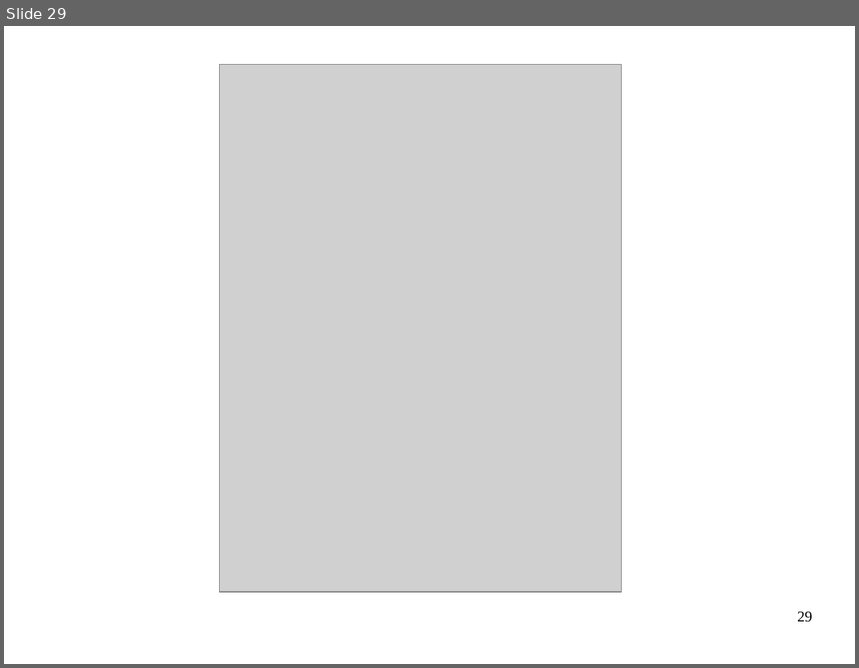
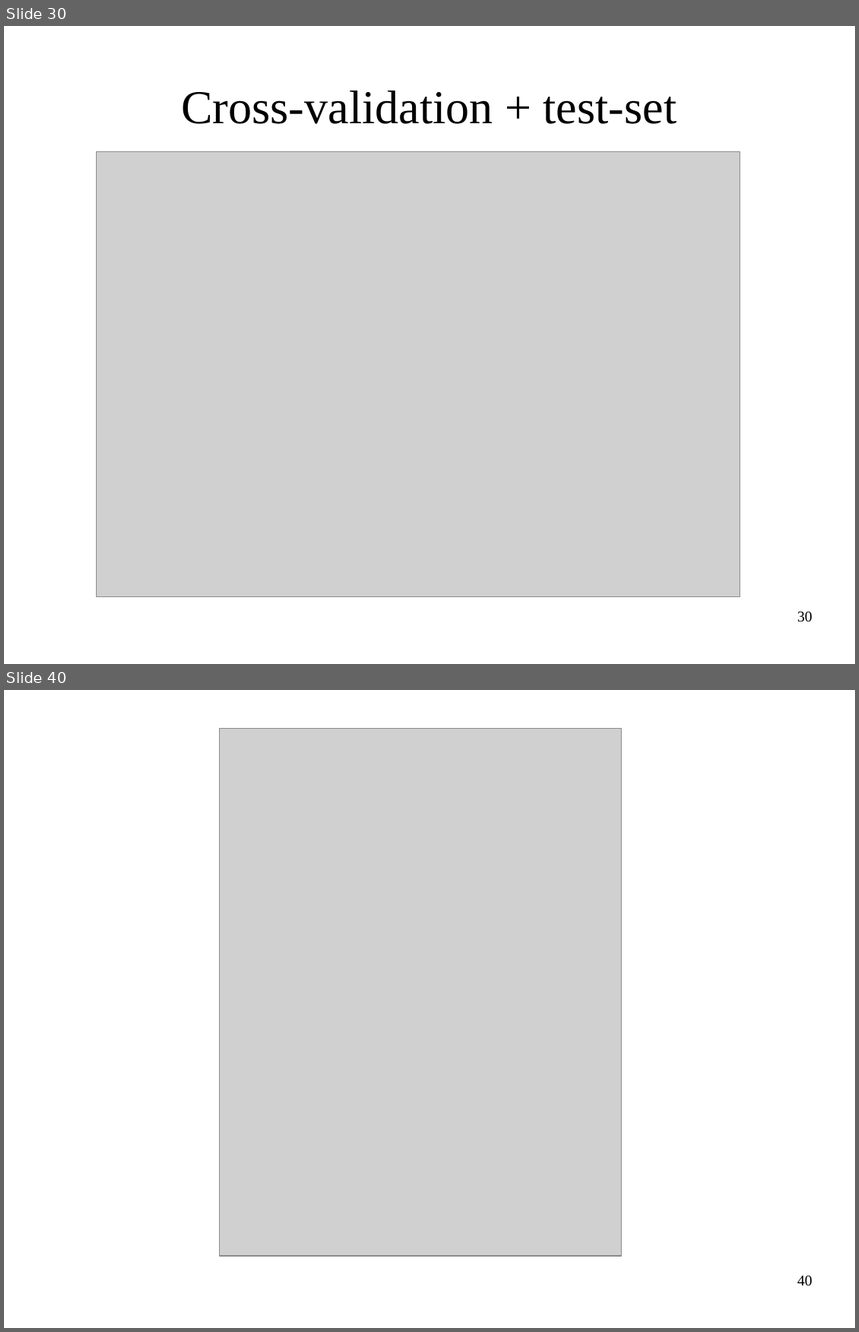
Before and after one commit to amueller/ml-workshop-1-of-4, a slide deck: intro-to-machine-learning-odsc-masterclass-2017.odp. Shown one above the other, each under a label of ours: slide 29 before the commit, slides 30 and 40 after it; the slides between them are not shown. The pictures are 859x668 and 859x1332 pixels, drawn with LibreOffice and Linux fonts; fonts in the diff are those of the drawing; grey boxes stand for pictures. Boxes give left, top, right and bottom in pixels: in the first picture for what was removed or moved away, otherwise in the second. Text is boxed around its words. In the diff, an @@ line names an element or a change of style, - is before the commit and + after.

```diff
--- a/intro-to-machine-learning-odsc-masterclass-2017.odp
+++ b/intro-to-machine-learning-odsc-masterclass-2017.odp
@@ slide 30 added at (x1=4, y1=26, x2=855, y2=664), background #FFFFFF @@
@@ title added at (x1=181, y1=91, x2=677, y2=124), 44 pt, text #000000 @@
+Cross-validation + test-set
@@ picture added at (x1=97, y1=152, x2=740, y2=598) @@
@@ page number added at (x1=797, y1=612, x2=813, y2=623), 14 pt, text #000000 @@
+30
@@ what was slide 29 is now slide 40 @@
@@ page number at (x1=797, y1=1276, x2=813, y2=1287): text changed @@
-29
+40
```
Also in this commit, not shown: 17 slides changed, 18 other slides added, 8 slides removed, 1 other file.
